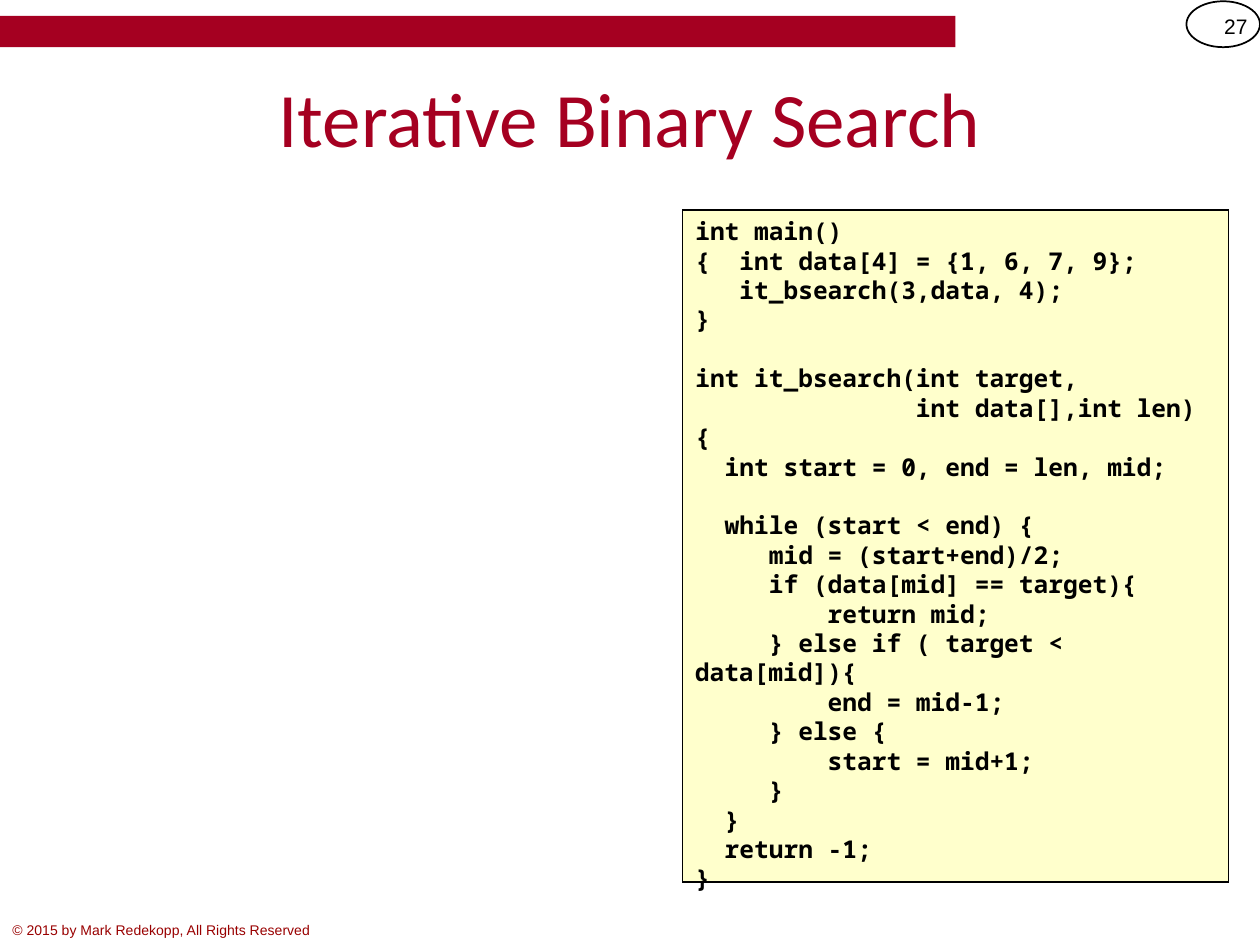
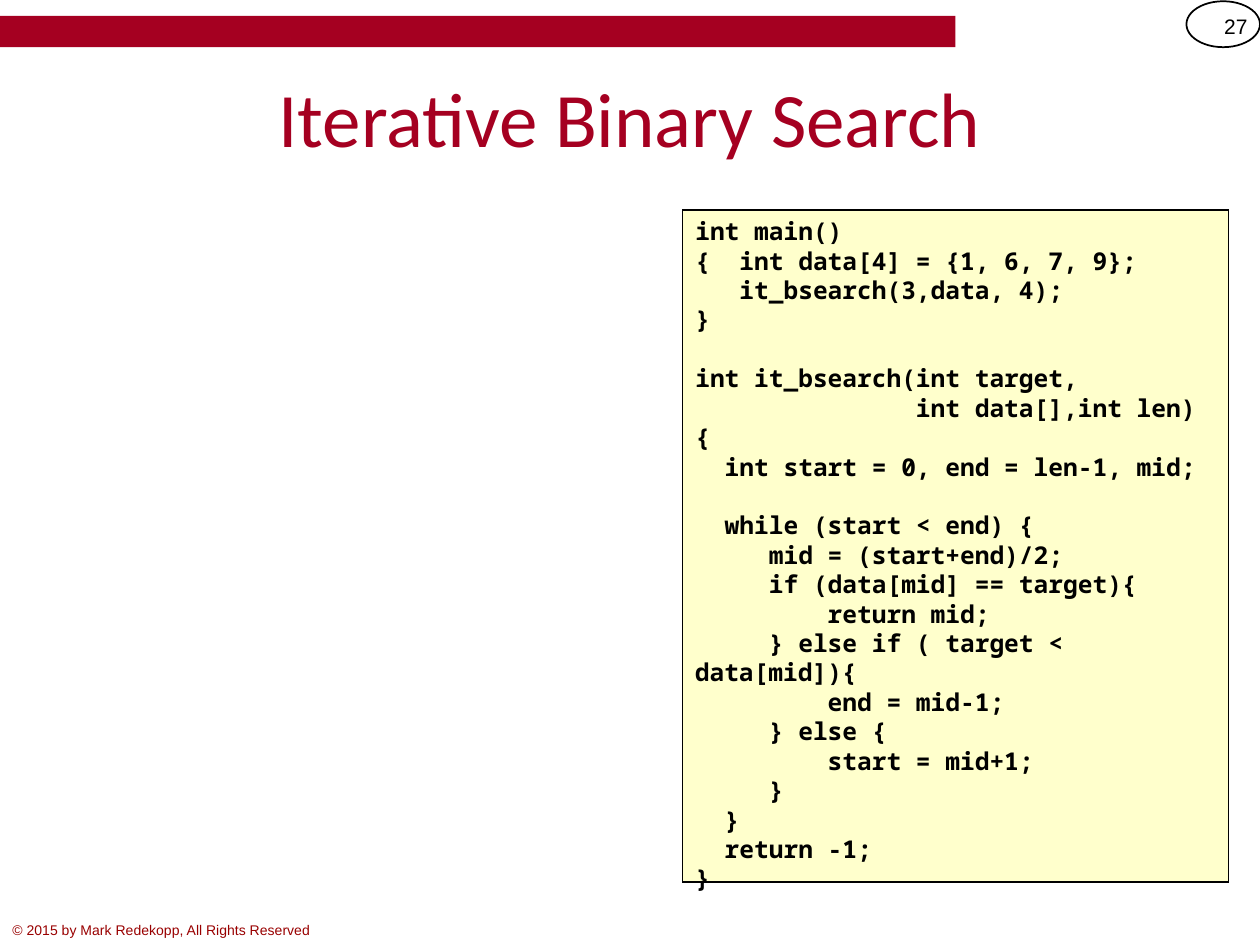
Before and after one commit to csci104/site, a slide deck: slide 27 of schedule/notes/2-Recursion.pptx. Drawn at 1260x945 pixels with LibreOffice and Linux fonts; fonts in the diff are those of the drawing; grey boxes stand for pictures; background and template pictures are left out. Boxes give left, top, right and bottom in pixels: in the first picture for what was removed or moved away, otherwise in the second. Text is boxed around its words. In the diff, an @@ line names an element or a change of style, - is before the commit and + after.

```diff
--- a/schedule/notes/2-Recursion.pptx
+++ b/schedule/notes/2-Recursion.pptx
@@ text in rectangle at <box>725,457,1196,480</box>: text changed @@
-int start = 0, end = len, mid;
+int start = 0, end = len-1, mid;
```
Also in this commit, not shown: 4 other slides changed.
